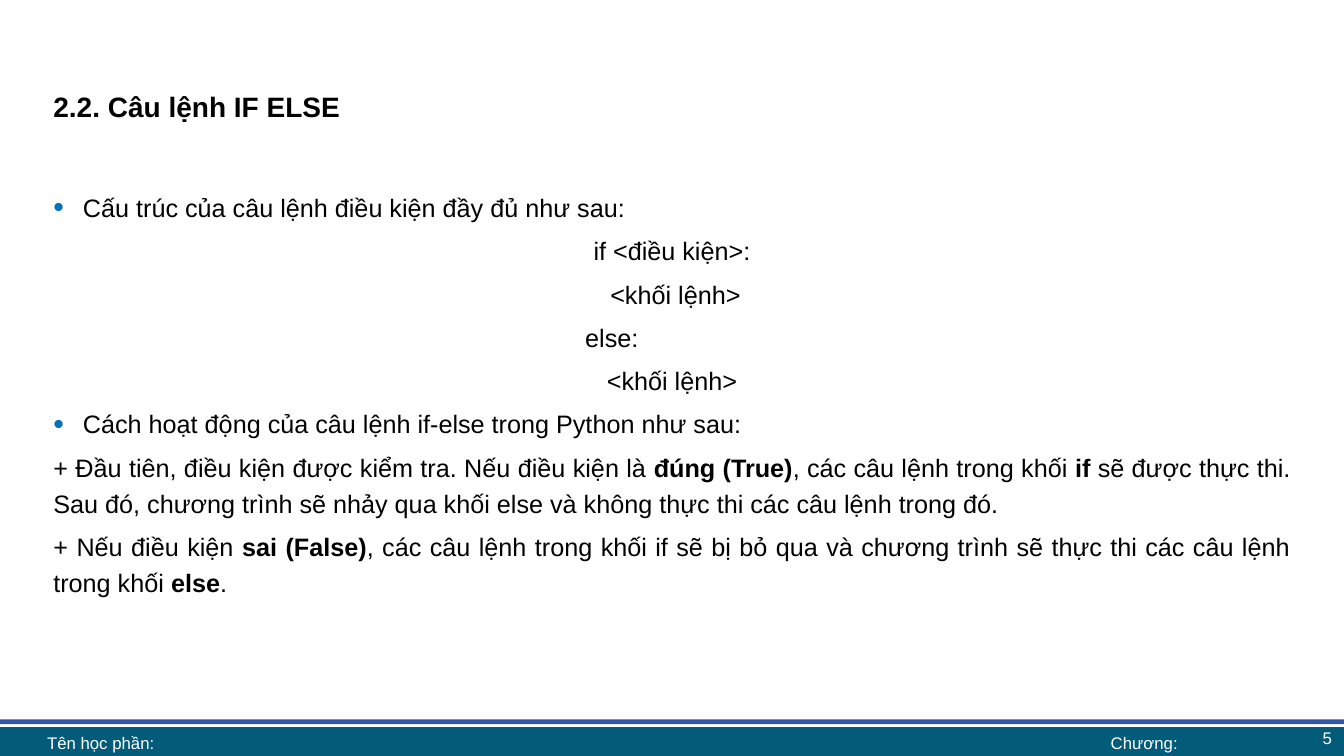
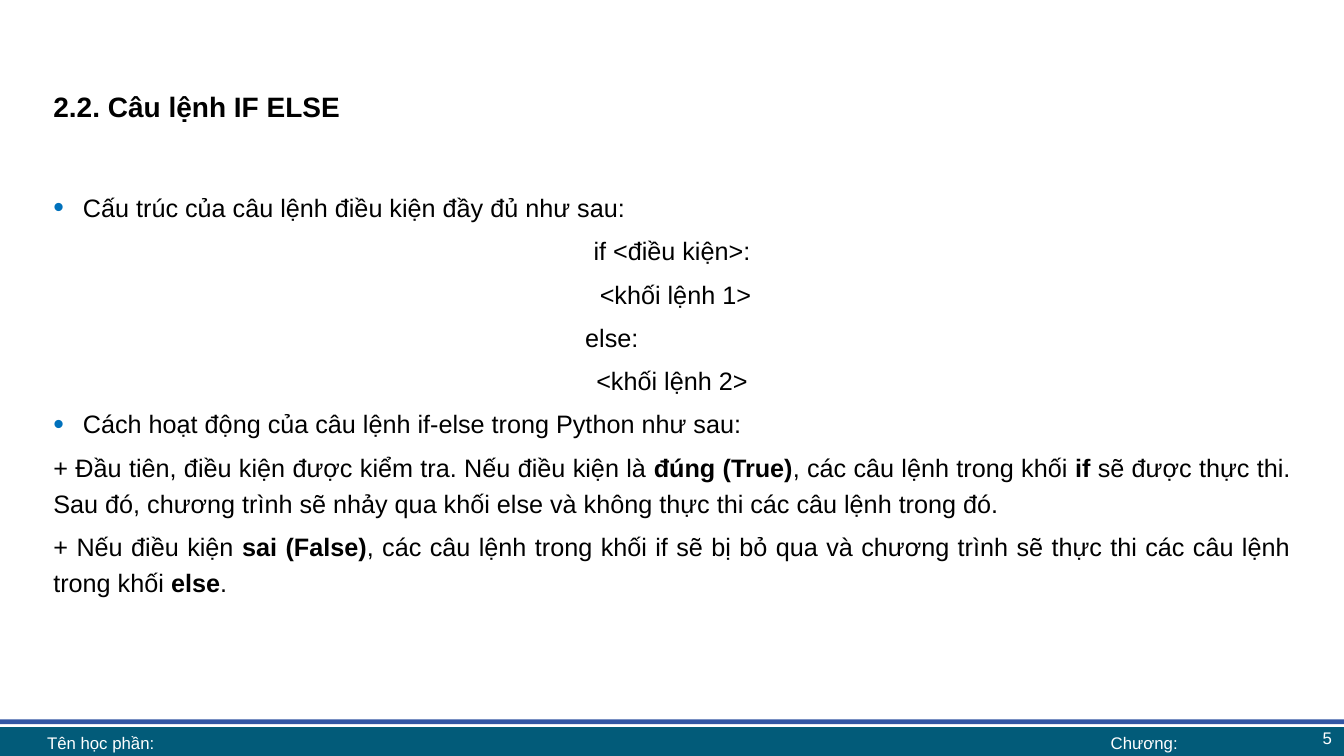
Before and after one commit to lhaaaaa/17A2-Ca-sang, a slide deck: slide 5 of Lab 2/Lab 2 bài giảng.pptx. Drawn at 1344x756 pixels with LibreOffice and Linux fonts; fonts in the diff are those of the drawing; background and template pictures are left out. Boxes give left, top, right and bottom in pixels: in the first picture for what was removed or moved away, otherwise in the second. Text is boxed around its words. In the diff, an @@ line names an element or a change of style, - is before the commit and + after.

```diff
--- a/Lab 2/Lab 2 bài giảng.pptx
+++ b/Lab 2/Lab 2 bài giảng.pptx
@@ text at bbox=[600, 284, 751, 308]: text changed @@
-<khối lệnh>
+<khối lệnh 1>
@@ text at bbox=[596, 370, 748, 394]: text changed @@
-<khối lệnh>
+<khối lệnh 2>
```
Also in this commit, not shown: 3 other slides changed, 4 other files.
